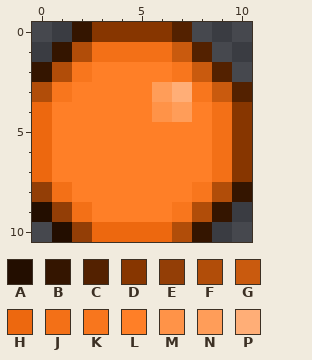
A pixel-art sprite gets an edit: assets/bala.png. That is the earlier state.
The file is 11x11 pixels. Colours within 5 levels of each other are drawn and written as one.
Palette (. is transparent): A #230e00  B #341500  C #532100  D #873600  E #933e06  F #b14d09  G #c95a0e  H #ed680f  J #f37017  K #f8761d  L #ff7f27  M #ff9348  N #ff9d59  P #ffae77
New version:
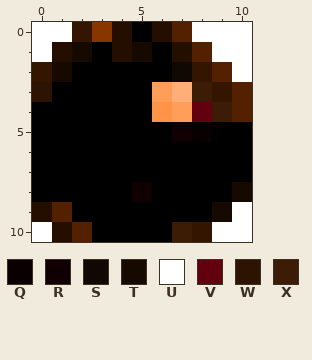
Colours new in this view: Q #090001  R #110003  S #100802  T #160900  U #ffffff  V #62000f  W #2c1302  X #3d1c06
Edits made:
colour L: #ff7f27 -> #000000
y 0: x 0..1 .. -> UU; x 4..6 DDD -> ALA; x 8..10 ... -> UUU
y 1: x 0..7 .BFJJJJG -> UATLATLA; x 9..10 .. -> UU
y 2: x 1..2 FK -> TL; x 7..8 KG -> SB; x 10 . -> U
y 3: x 0..1 FK -> WL; x 8..9 KG -> XB
y 4: x 0 H -> L; x 8..10 LJD -> VXC
y 5: x 0 H -> L; x 7..10 LLJD -> RQLL
y 6..7: x 0 H -> L; x 9..10 JD -> LL
y 8: x 0..1 EJ -> LL; x 5 L -> R; x 8..10 KFB -> LLT
y 9: x 1..2 EJ -> CL; x 7..10 KFB. -> LLTU
y 10: x 0 . -> U; x 2..7 EHHHHF -> CLLLLX; x 9..10 .. -> UU
